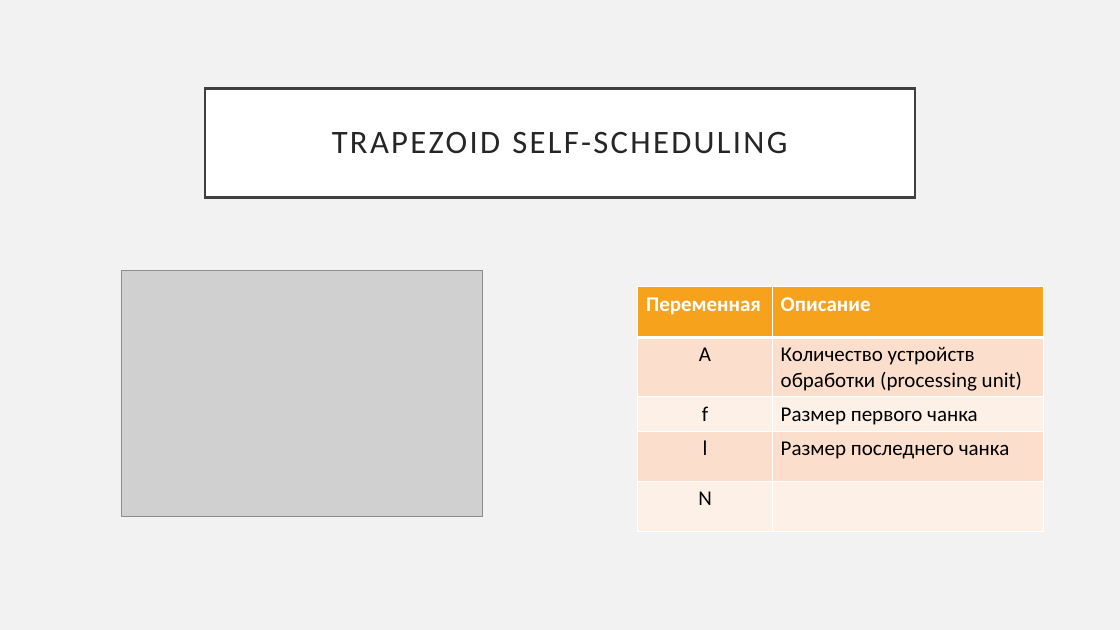
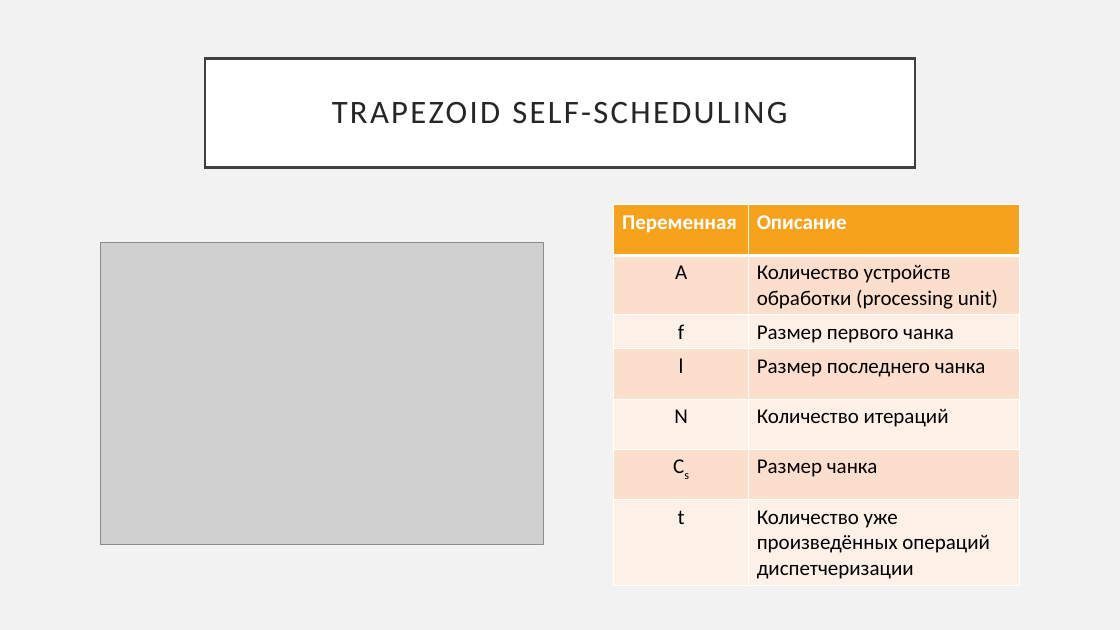
Before and after one commit to Krab1o/UnivAssignments, a slide deck: slide 8 of sem 6/Concurrency/report/presentation.pptx. Drawn at 1120x630 pixels with LibreOffice and Linux fonts; fonts in the diff are those of the drawing; grey boxes stand for pictures. Boxes give left, top, right and bottom in pixels: in the first picture for what was removed or moved away, otherwise in the second. Text is boxed around its words. In the diff, an @@ line names an element or a change of style, - is before the commit and + after.

```diff
--- a/sem 6/Concurrency/report/presentation.pptx
+++ b/sem 6/Concurrency/report/presentation.pptx
@@ title "TRAPEZOID SELF-SCHEDULING": place and size @@
-title "TRAPEZOID SELF-SCHEDULING" at bbox=[205, 88, 915, 197]
+title "TRAPEZOID SELF-SCHEDULING" at bbox=[205, 59, 915, 168]
@@ table at bbox=[614, 205, 1020, 583] @@
-row 5: N | 
+row 5: N | Количество итераций
+row 6: Cs | Размер чанка
+row 7: t | Количество уже произведённых операций диспетчеризации
@@ table: place and size @@
-table at bbox=[638, 287, 1044, 531]
+table at bbox=[614, 205, 1020, 583]
@@ picture: place and size @@
-picture at bbox=[122, 271, 482, 517]
+picture at bbox=[100, 243, 543, 545]
```
Also in this commit, not shown: 1 other slide changed, 7 slides added, 2 other files.
